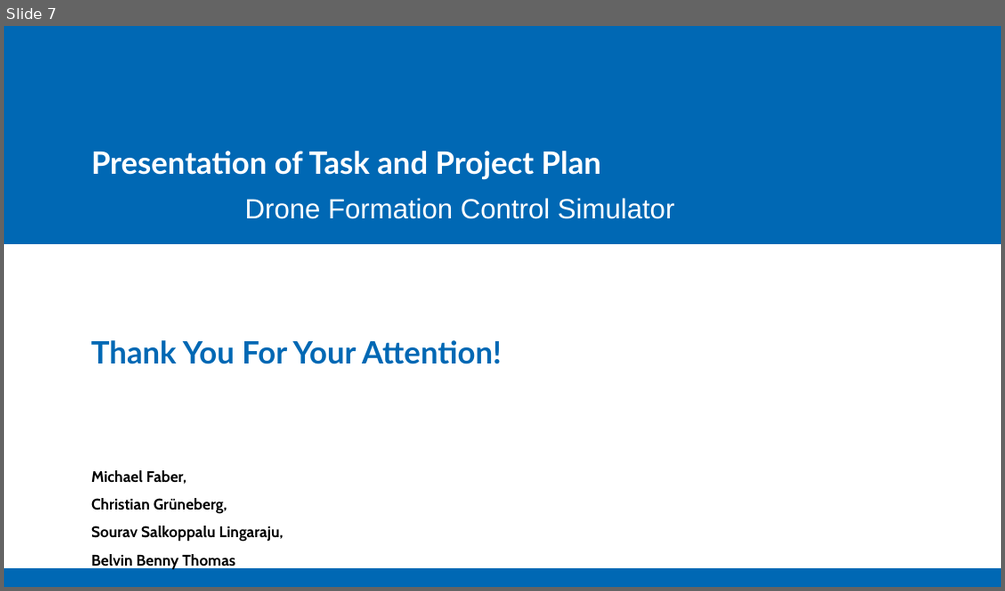
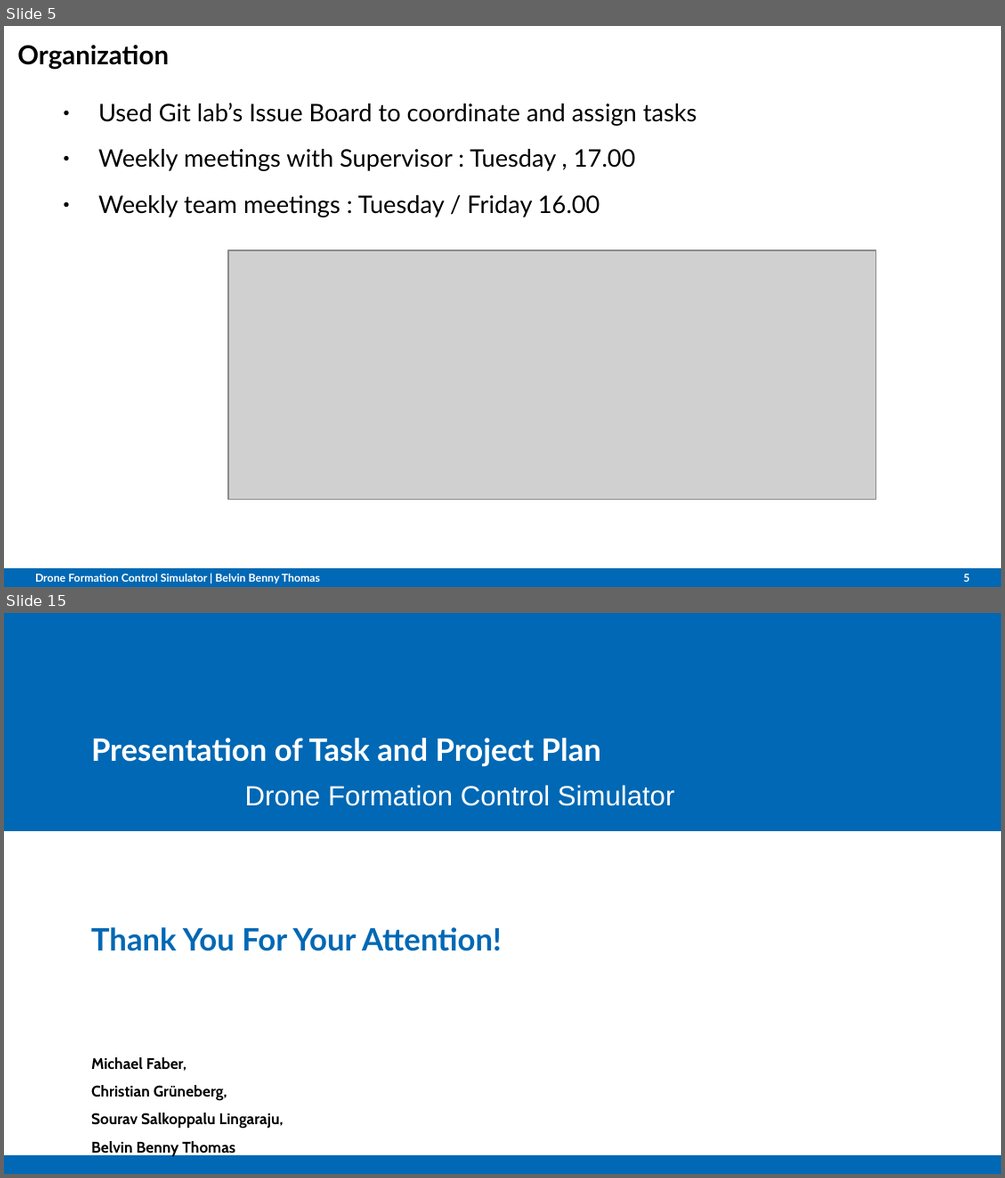
Before and after one commit to Belvin7/Drone_Project_personal-, a slide deck: AMS_Project_Plan.odp. Shown one above the other, each under a label of ours: slide 7 before the commit, slides 5 and 15 after it; the slides between them are not shown. The pictures are 1005x591 and 1005x1178 pixels, drawn with LibreOffice and Linux fonts; fonts in the diff are those of the drawing; grey boxes stand for pictures; background and template pictures are left out. Boxes give left, top, right and bottom in pixels: in the first picture for what was removed or moved away, otherwise in the second. Text is boxed around its words. In the diff, an @@ line names an element or a change of style, - is before the commit and + after.

```diff
--- a/AMS_Project_Plan.odp
+++ b/AMS_Project_Plan.odp
@@ slide 5 added at [4,26,1001,587], background #FFFFFF; not listed: 1 template element that a slide beside it also shows @@
@@ title added at [17,45,169,70], 18.9 pt, text #000000, bold @@
+Organization
@@ text added at [98,103,697,217], 17.5 pt, text #000000 @@
+● Used Git lab’s Issue Board to coordinate and assign tasks
+● Weekly meetings with Supervisor : Tuesday , 17.00
+● Weekly team meetings : Tuesday / Friday 16.00
@@ picture added at [228,250,876,499] @@
@@ text added at [35,573,320,583], 7.9 pt, text #FFFFFF, bold @@
+Drone Formation Control Simulator | Belvin Benny Thomas
@@ page number added at [963,573,970,581], 7.9 pt, text #FFFFFF, bold @@
+5
@@ what was slide 7 is now slide 15 @@
```
Also in this commit, not shown: 2 slides changed, 11 other slides added, 4 slides removed.
